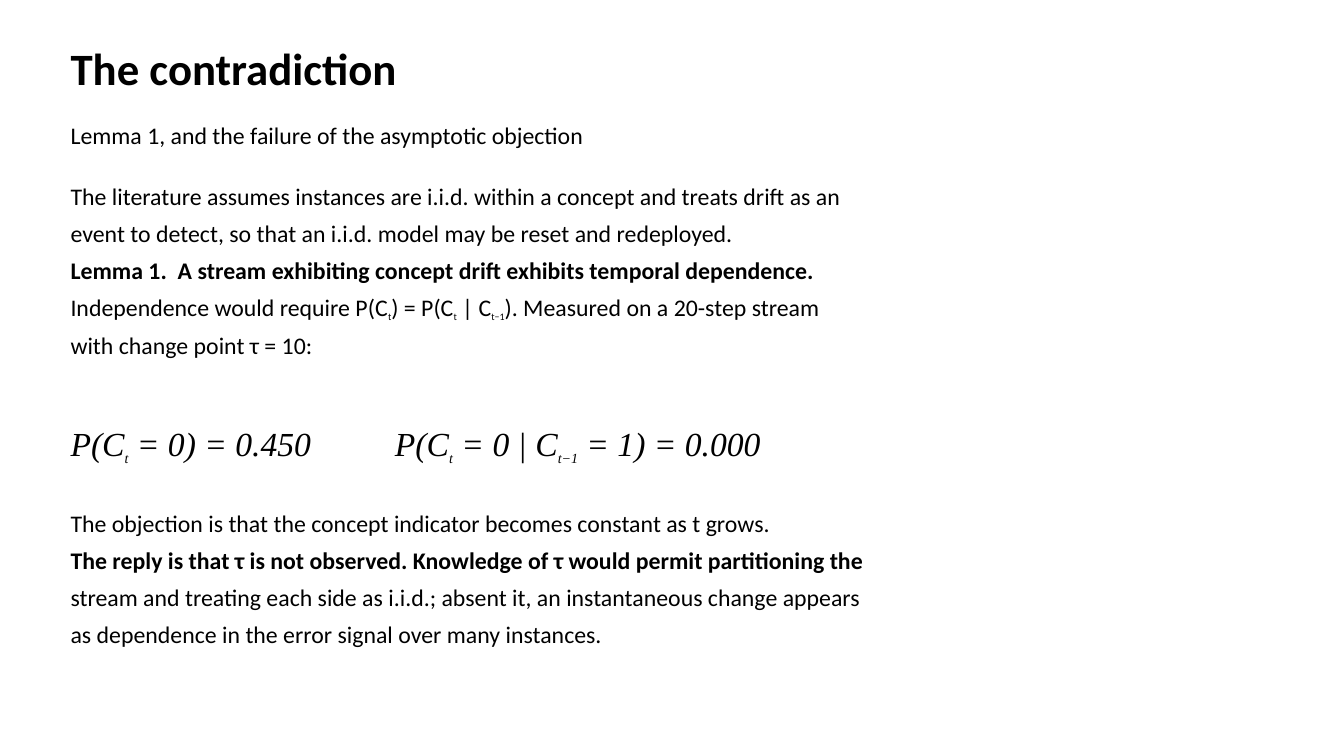
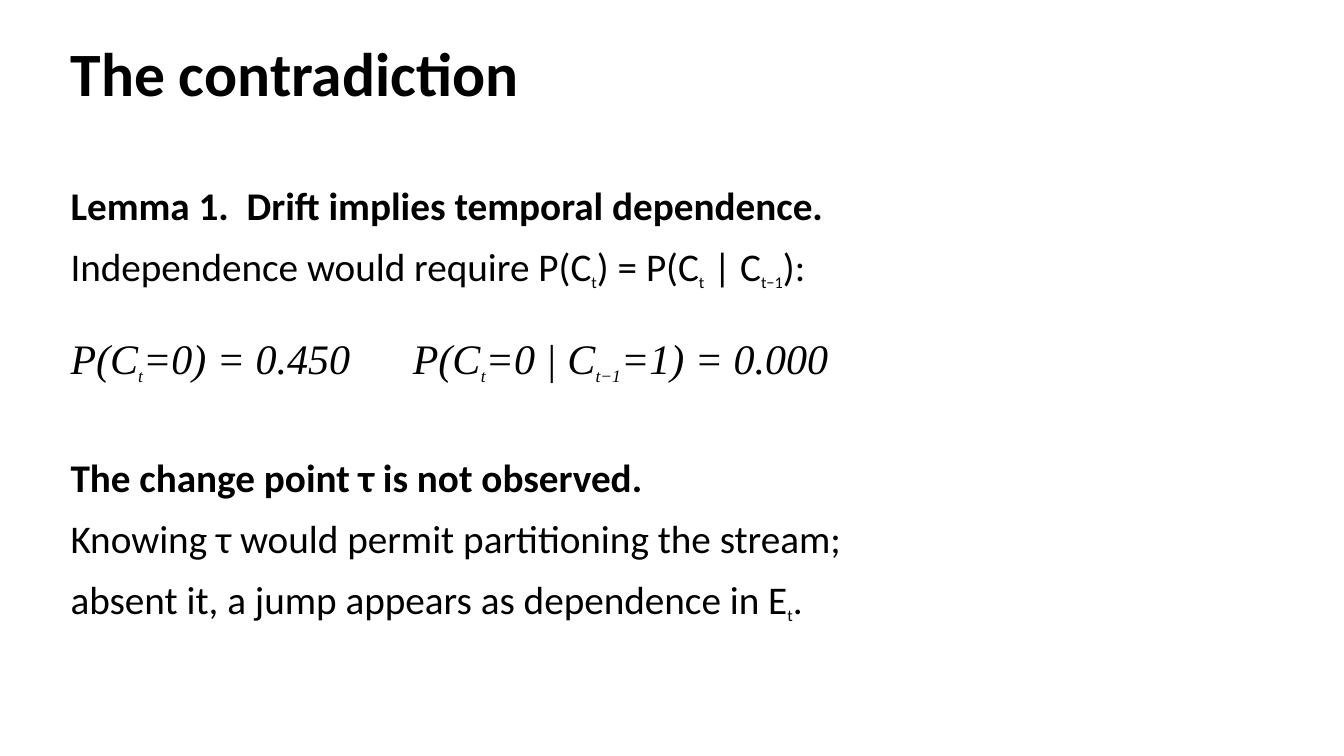
Before and after one commit to phuong0111/time-series-research, a slide deck: slide 13 of data-drift/seminar.pptx. Drawn at 1344x756 pixels with LibreOffice and Linux fonts; fonts in the diff are those of the drawing. Boxes give left, top, right and bottom in pixels: in the first picture for what was removed or moved away, otherwise in the second. Text is boxed around its words. In the diff, an @@ line names an element or a change of style, - is before the commit and + after.

```diff
--- a/data-drift/seminar.pptx
+++ b/data-drift/seminar.pptx
@@ text "The contradiction" at [71,52,518,97]: size 32 to 44 pt @@
@@ text removed at [71,127,583,148] @@
-Lemma 1, and the failure of the asymptotic objection
@@ text at [71,192,823,288]: text changed; size 17 to 28 pt @@
-The literature assumes instances are i.i.d. within a concept and treats drift as an
-event to detect, so that an i.i.d. model may be reset and redeployed.
-Lemma 1. A stream exhibiting concept drift exhibits temporal dependence.
-Independence would require P(Ct) = P(Ct | Ct−1). Measured on a 20-step stream
-with change point τ = 10:
+Lemma 1. Drift implies temporal dependence.
+Independence would require P(Ct) = P(Ct | Ct−1):
@@ text at [71,345,828,382]: text changed; size 24 to 30 pt @@
-P(Ct = 0) = 0.450 P(Ct = 0 | Ct−1 = 1) = 0.000
+P(Ct=0) = 0.450 P(Ct=0 | Ct−1=1) = 0.000
@@ text at [71,464,841,621]: text changed; size 17 to 28 pt @@
-The objection is that the concept indicator becomes constant as t grows.
-The reply is that τ is not observed. Knowledge of τ would permit partitioning the
-stream and treating each side as i.i.d.; absent it, an instantaneous change appears
-as dependence in the error signal over many instances.
+The change point τ is not observed.
+Knowing τ would permit partitioning the stream;
+absent it, a jump appears as dependence in Et.
```
Also in this commit, not shown: 26 other slides changed, 1 other file.
